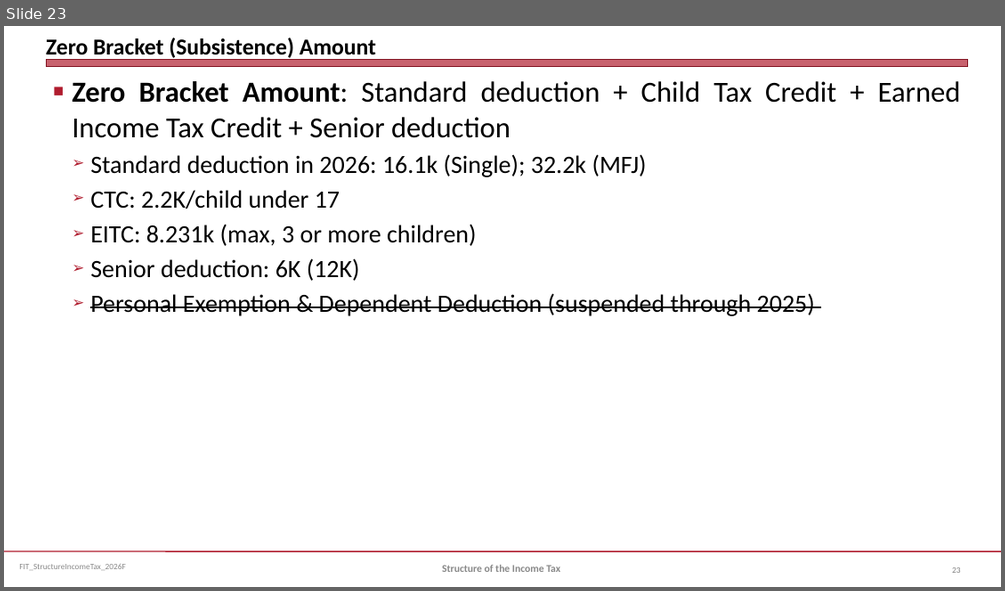
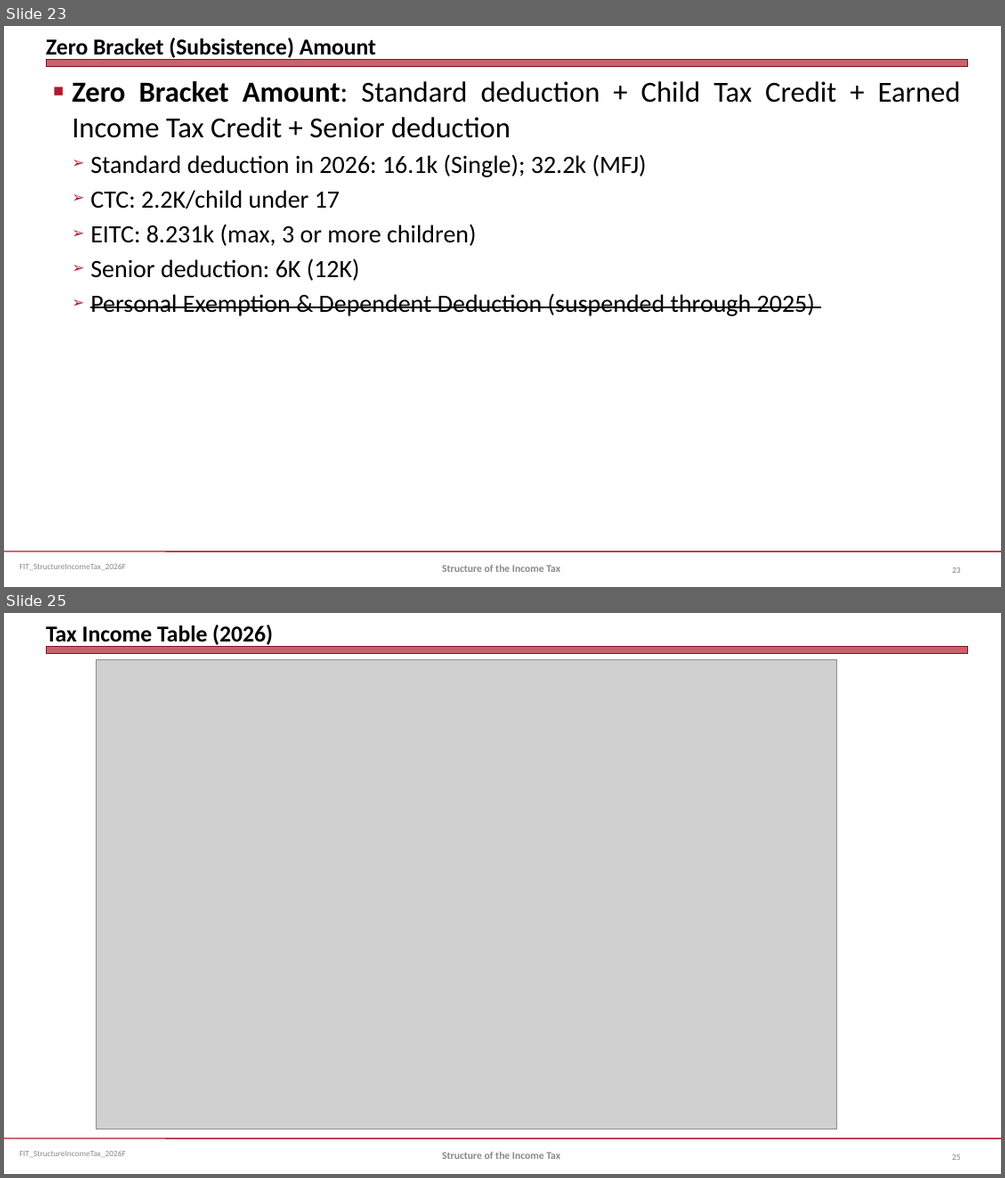
Before and after one commit to jmc877/Fed-Income-Tax, a slide deck: slides/FIT_StructureIncomeTax_2026F.pptx. Shown one above the other, each under a label of ours: slide 23 before the commit, slides 23 and 25 after it; the slides between them are not shown. The pictures are 1005x591 and 1005x1178 pixels, drawn with LibreOffice and Linux fonts; fonts in the diff are those of the drawing; grey boxes stand for pictures. Boxes give left, top, right and bottom in pixels: in the first picture for what was removed or moved away, otherwise in the second. Text is boxed around its words. In the diff, an @@ line names an element or a change of style, - is before the commit and + after.

```diff
--- a/slides/FIT_StructureIncomeTax_2026F.pptx
+++ b/slides/FIT_StructureIncomeTax_2026F.pptx
@@ slide 25 added at (4, 613, 1001, 1174), background #FFFFFF; not listed: 3 template elements that a slide beside it also shows @@
@@ title added at (46, 625, 273, 647), 22 pt, text #000000, bold @@
+Tax Income Table (2026)
@@ picture added at (96, 659, 836, 1129) @@
@@ text added at (442, 1151, 560, 1159), 10 pt, text #898989, bold @@
+Structure of the Income Tax
@@ page number added at (952, 1154, 960, 1159), 8 pt, text #808080 @@
+25
```
Also in this commit, not shown: 4 slides changed.
